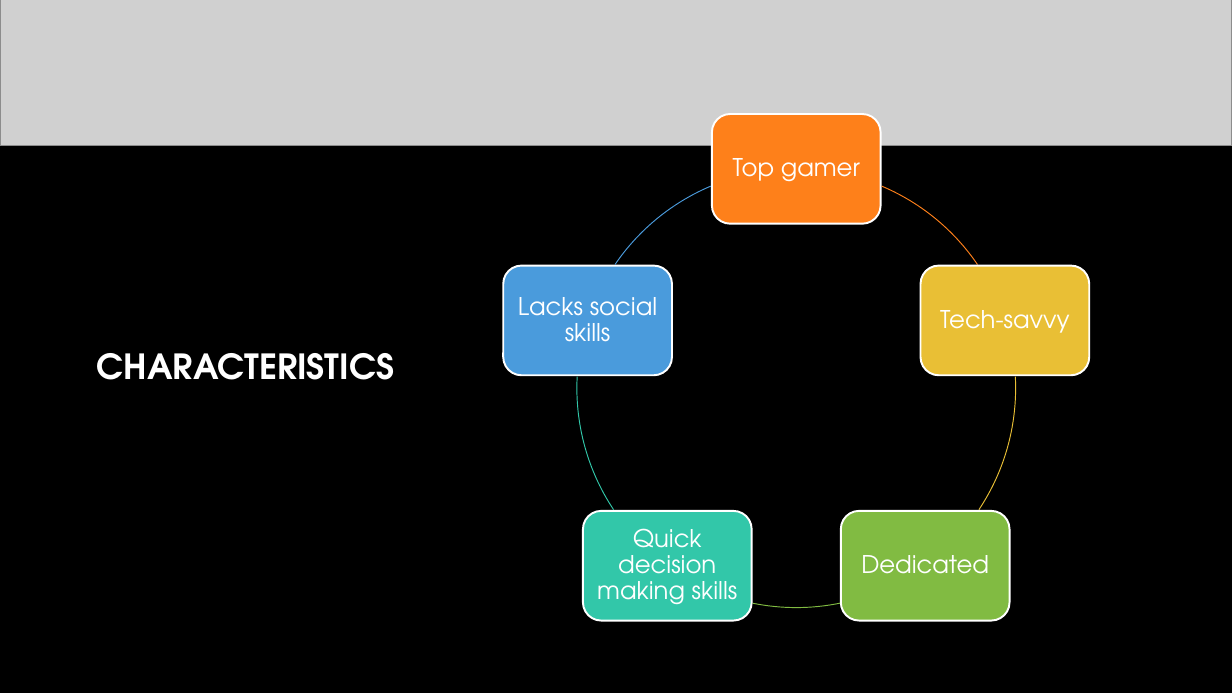
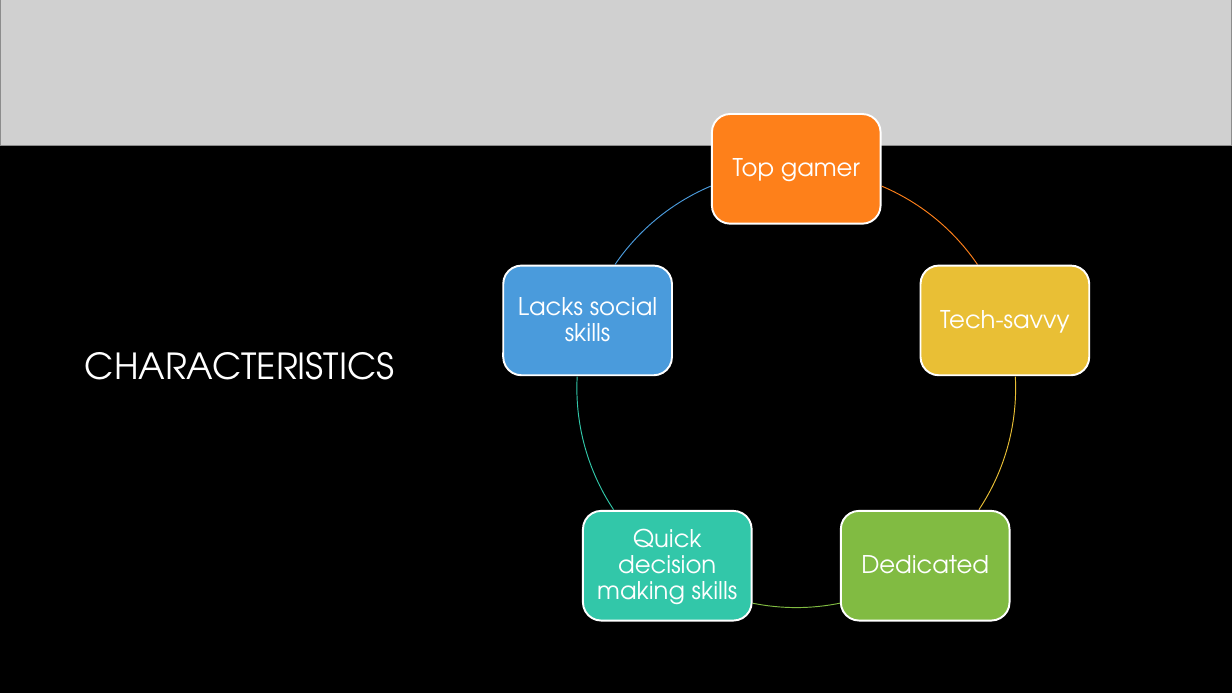
Before and after one commit to vinceleg/lab04_repo, a slide deck: slide 15 of dtc_team16_pitch_presentation.pptx (slide 9 before the commit). Drawn at 1232x693 pixels with LibreOffice and Linux fonts; fonts in the diff are those of the drawing; grey boxes stand for pictures; background and template pictures are left out. Boxes give left, top, right and bottom in pixels: in the first picture for what was removed or moved away, otherwise in the second. Text is boxed around its words. In the diff, an @@ line names an element or a change of style, - is before the commit and + after.

```diff
--- a/dtc_team16_pitch_presentation.pptx
+++ b/dtc_team16_pitch_presentation.pptx
@@ title "CHARACTERISTICS" at (85, 352, 394, 380): size 27 to 28 pt, bold off @@
```
Also in this commit, not shown: 17 other slides changed, 10 slides added, 4 slides removed.
